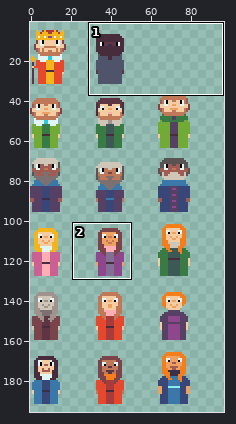
File history of a pixel-art file, brackeys-game-jam-2026.2/assets/aseprite/characters.aseprite. The picture above shows the old version from afar; the outline marks the close-up.
Close-up. First the earlier version:
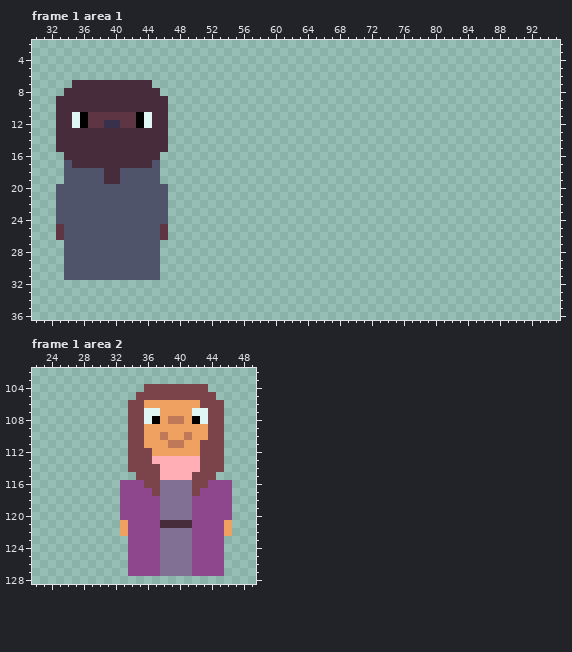
500x500 pixels, 1 frame. Shown: frame 1 area 1: x 30..95, y 2..36; frame 1 area 2: x 22..49, y 102..128. The wide view leaves out empty margins. The commit also changed other frames or places, which this record leaves out.
Now the later version:
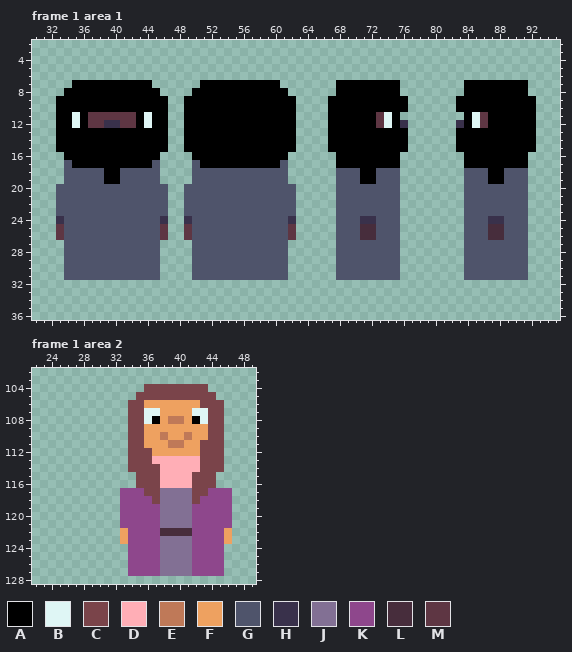
Palette (. is transparent): A #000000  B #dff6f5  C #7a444a  D #ffaeb6  E #bf7958  F #eea160  G #4f546b  H #39314b  J #827094  K #8e478c  L #472d3c  M #5e3643
Edits made:
layer "Woman 2" added
layer "Player" added
Changed rows in their new state; - is an unchanged pixel.
Frame 1 area 1, layer "Player":
first column x 33:
 7 --AAAAAAAAAA------AAAAAAAAAA-------AAAAAAAA--------AAAAAAAA-
 8 -AAAAAAAAAAAA----AAAAAAAAAAAA------AAAAAAAA--------AAAAAAAA-
 9 AAAAAAAAAAAAAA--AAAAAAAAAAAAAA----AAAAAAAAAA------AAAAAAAAAA
10 AAAAAAAAAAAAAA--AAAAAAAAAAAAAA----AAAAAAAAAA------AAAAAAAAAA
11 AA----------AA--AAAAAAAAAAAAAA----AAAAAAMBA--------ABMAAAAAA
12 AA----------AA--AAAAAAAAAAAAAA----AAAAAAMBAH------HABMAAAAAA
13 AAAAAAAAAAAAAA--AAAAAAAAAAAAAA----AAAAAAAAAA------AAAAAAAAAA
14 AAAAAAAAAAAAAA--AAAAAAAAAAAAAA----AAAAAAAAAA------AAAAAAAAAA
15 AAAAAAAAAAAAAA--AAAAAAAAAAAAAA----AAAAAAAAAA------AAAAAAAAAA
16 -AAAAAAAAAAAA----AAAAAAAAAAAA------AAAAAAAA--------AAAAAAAA-
17 --AAAAAAAAAA-----GAAAAAAAAAAG------AAAAAAAA--------AAAAAAAA-
18 ------AA---------GGGGGGGGGGGG------GGGAAGGG--------GGGAAGGG-
19 ------AA---------GGGGGGGGGGGG------GGGAAGGG--------GGGAAGGG-
20 ----------------GGGGGGGGGGGGGG-----GGGGGGGG--------GGGGGGGG-
21 ----------------GGGGGGGGGGGGGG-----GGGGGGGG--------GGGGGGGG-
22 ----------------GGGGGGGGGGGGGG-----GGGGGGGG--------GGGGGGGG-
23 ----------------GGGGGGGGGGGGGG-----GGGGGGGG--------GGGGGGGG-
24 H------------H--HGGGGGGGGGGGGH-----GGGHHGGG--------GGGHHGGG-
25 ----------------MGGGGGGGGGGGGM-----GGGLLGGG--------GGGLLGGG-
26 ----------------MGGGGGGGGGGGGM-----GGGLLGGG--------GGGLLGGG-
27 -----------------GGGGGGGGGGGG------GGGGGGGG--------GGGGGGGG-
28 -----------------GGGGGGGGGGGG------GGGGGGGG--------GGGGGGGG-
29 -----------------GGGGGGGGGGGG------GGGGGGGG--------GGGGGGGG-
30 -----------------GGGGGGGGGGGG------GGGGGGGG--------GGGGGGGG-
31 -----------------GGGGGGGGGGGG------GGGGGGGG--------GGGGGGGG-
Frame 1 area 2, layers "Woman 2", "Layer 1":
first column x 33:
116 ..C--DDDD--C..
117 ---C------C---
118 ----C----C----
121 K----JJJJ----K
122 -----LLLL-----
123 F------------F
